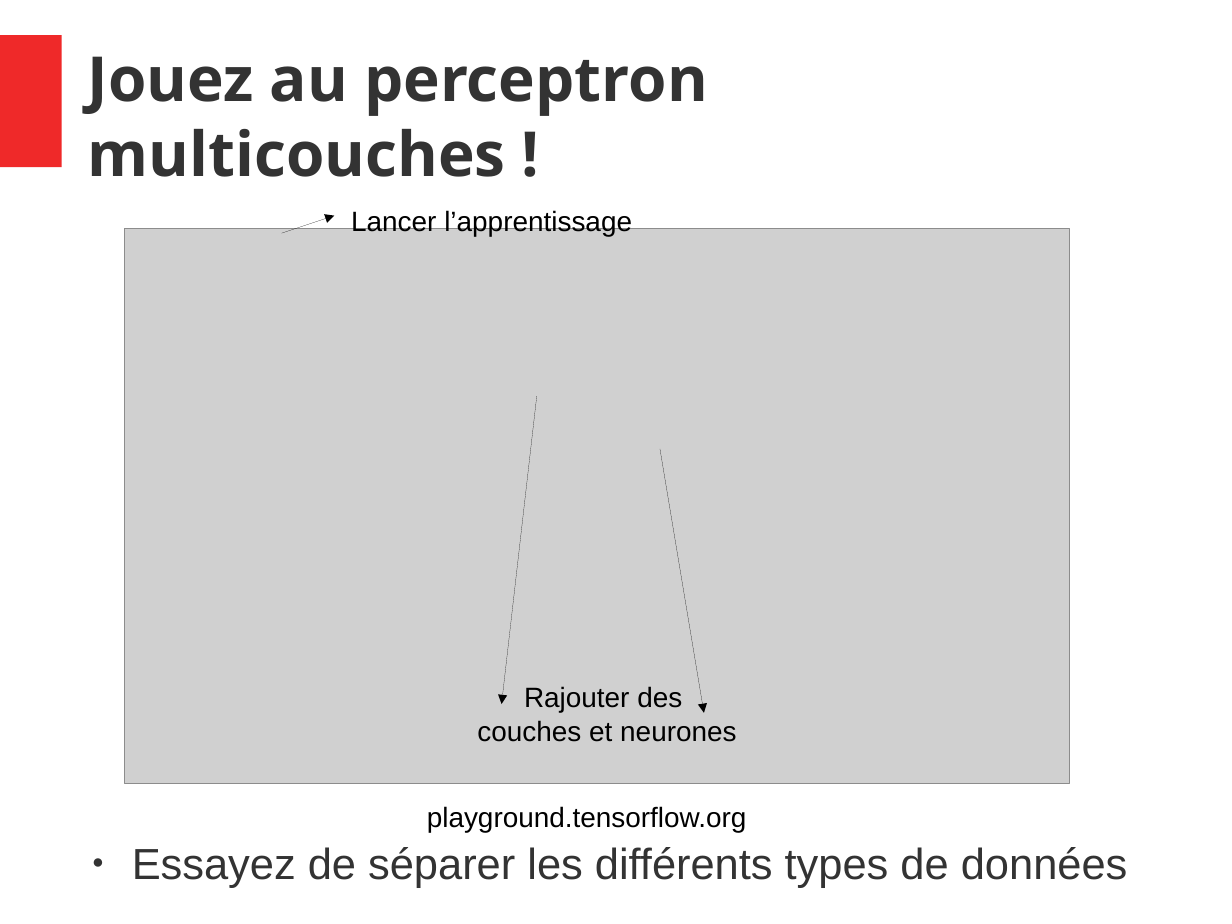
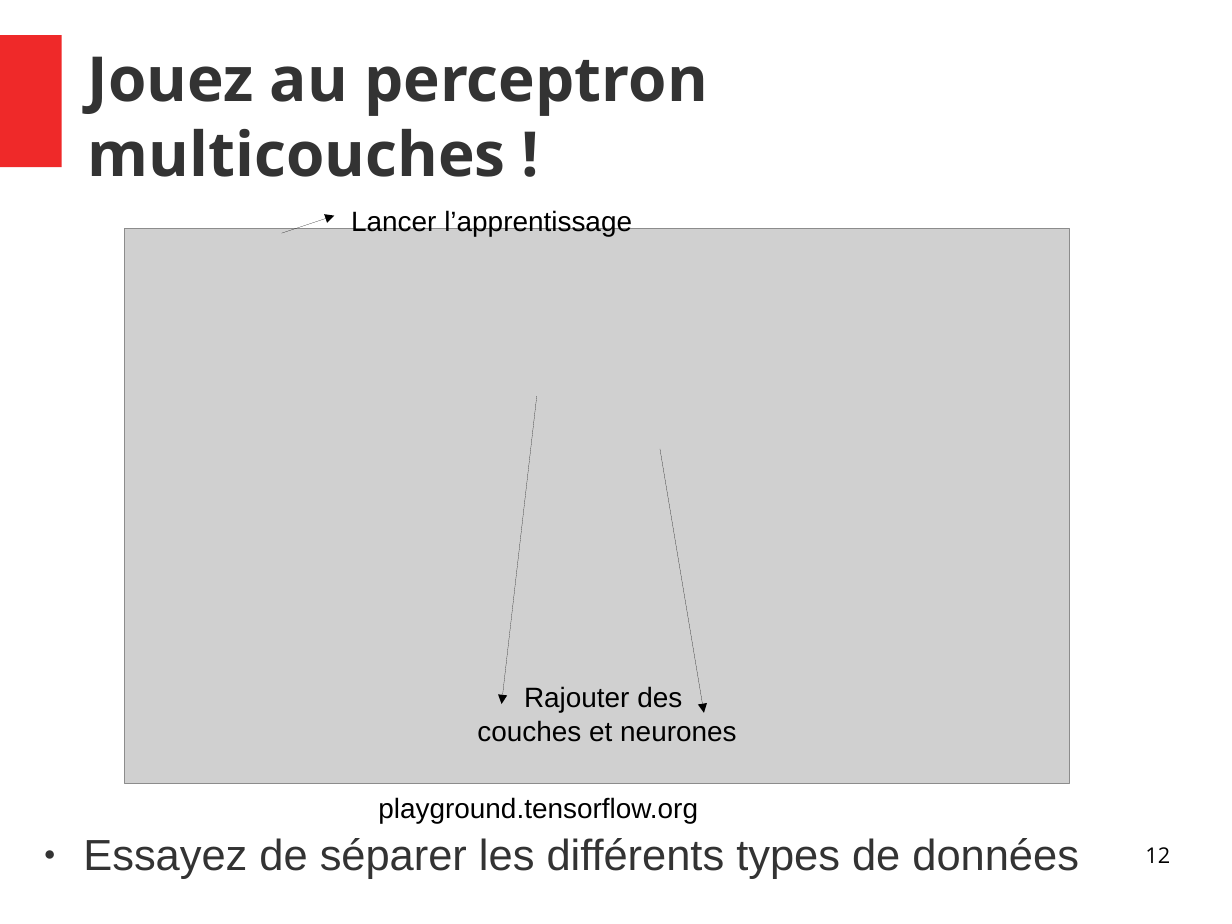
Before and after one commit to thalitadru/CoursNNDL, a slide deck: slide 12 of cours.odp. Drawn at 1232x924 pixels with LibreOffice and Linux fonts; fonts in the diff are those of the drawing; grey boxes stand for pictures. Boxes give left, top, right and bottom in pixels: in the first picture for what was removed or moved away, otherwise in the second. Text is boxed around its words. In the diff, an @@ line names an element or a change of style, - is before the commit and + after.

```diff
--- a/cours.odp
+++ b/cours.odp
@@ text "playground.tensorflow.org": place and size @@
-text "playground.tensorflow.org" at [427,806,747,832]
+text "playground.tensorflow.org" at [378,797,698,823]
@@ text "Essayez de séparer les différents ...": place and size @@
-text "Essayez de séparer les différents ..." at [132,847,1128,888]
+text "Essayez de séparer les différents ..." at [83,838,1079,879]
@@ page number added at [1145,847,1170,863], 14 pt, text #000000 @@
+12
```
Also in this commit, not shown: 32 other slides changed.
